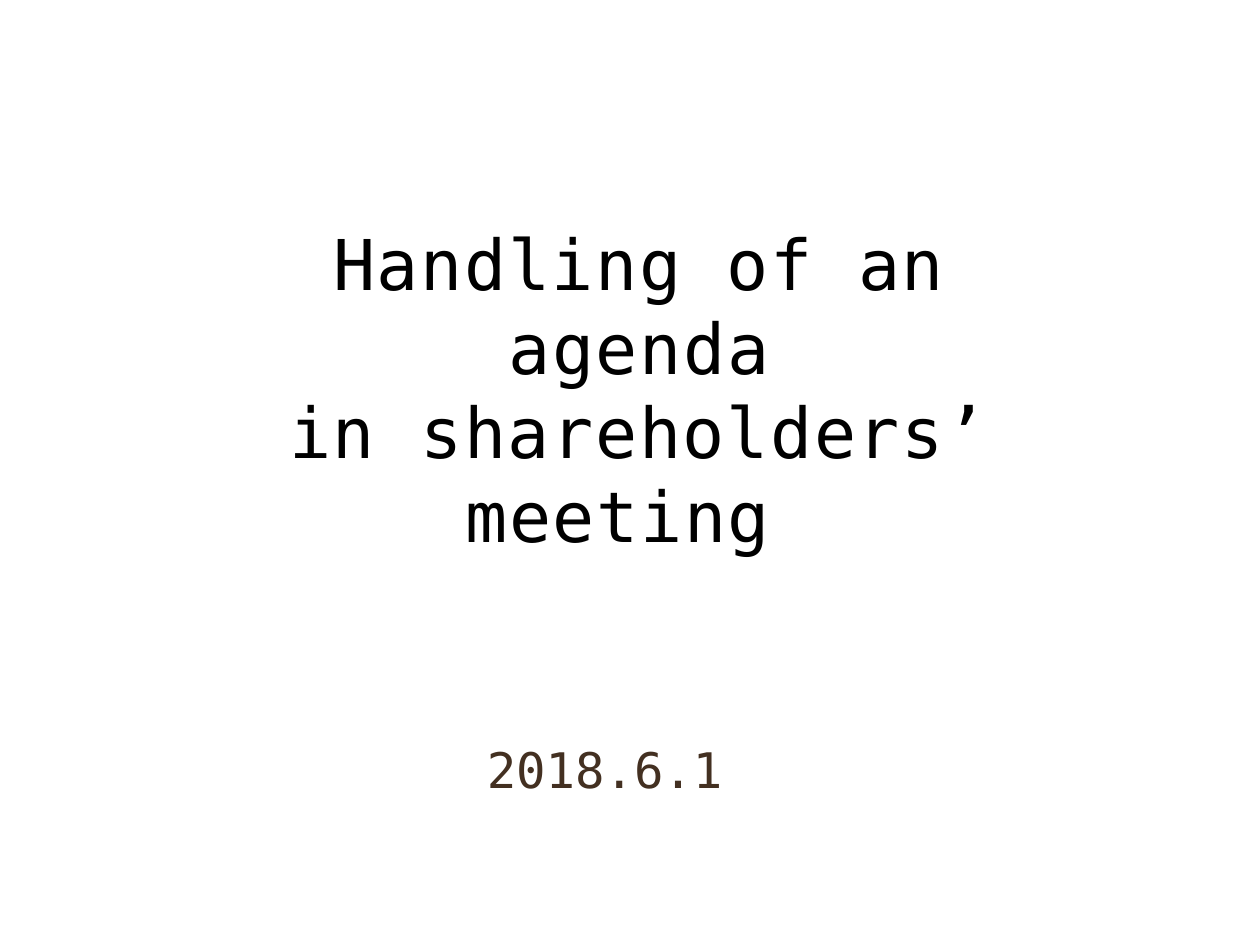
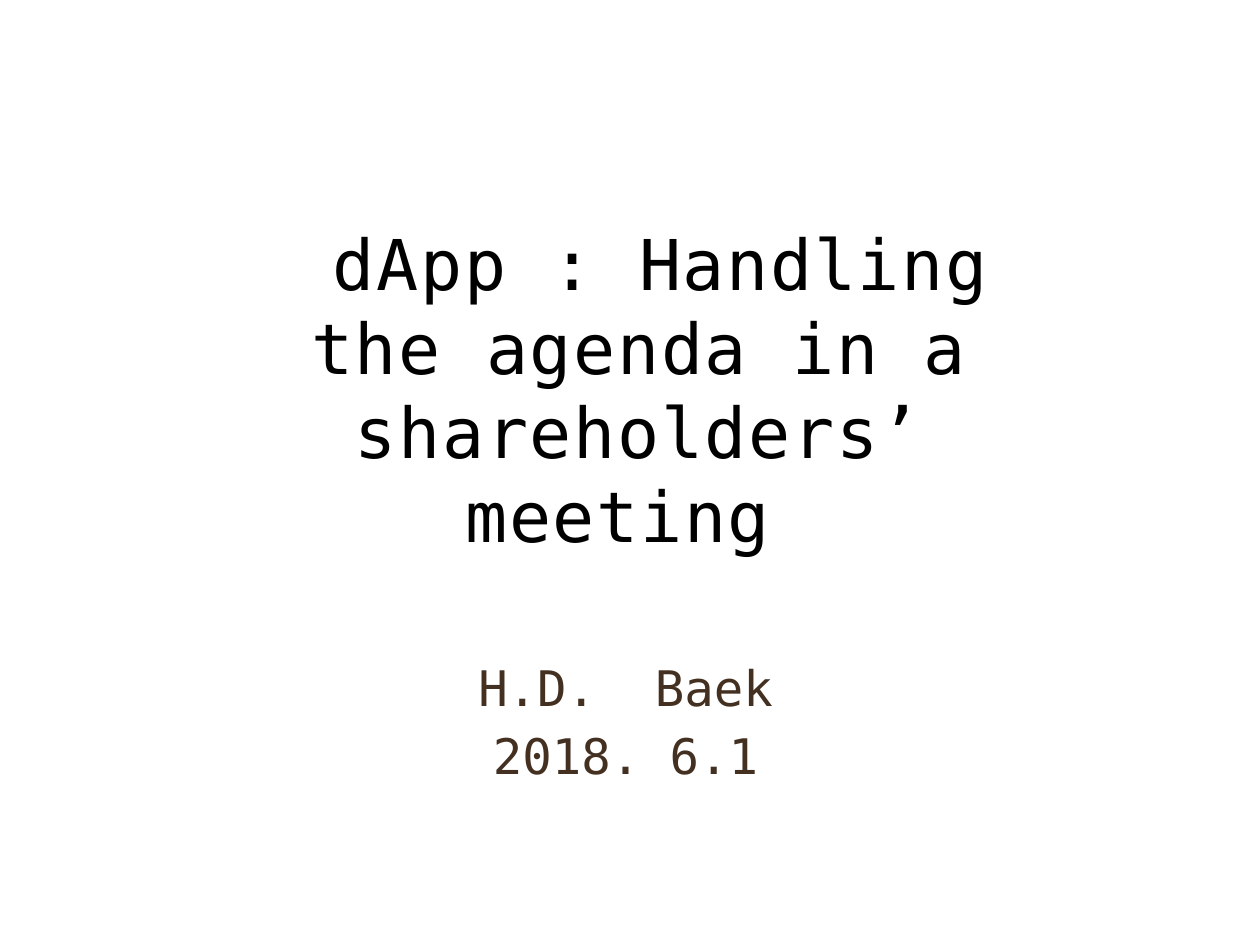
Before and after one commit to hdbaek/NotUsed, a slide deck: slide 1 of AgendaHandling.pptx. Drawn at 1260x945 pixels with LibreOffice and Linux fonts; fonts in the diff are those of the drawing. Boxes give left, top, right and bottom in pixels: in the first picture for what was removed or moved away, otherwise in the second. Text is boxed around its words. In the diff, an @@ line names an element or a change of style, - is before the commit and + after.

```diff
--- a/AgendaHandling.pptx
+++ b/AgendaHandling.pptx
@@ title at [311, 236, 987, 556]: text changed @@
-Handling of an agenda
-in shareholders’ meeting
+dApp : Handling the agenda in a shareholders’ meeting
@@ subtitle at [478, 668, 773, 775]: text changed @@
-2018.6.1
+H.D. Baek
+2018. 6.1
```
Also in this commit, not shown: 5 other slides changed, 2 slides added, 1 slide removed.
